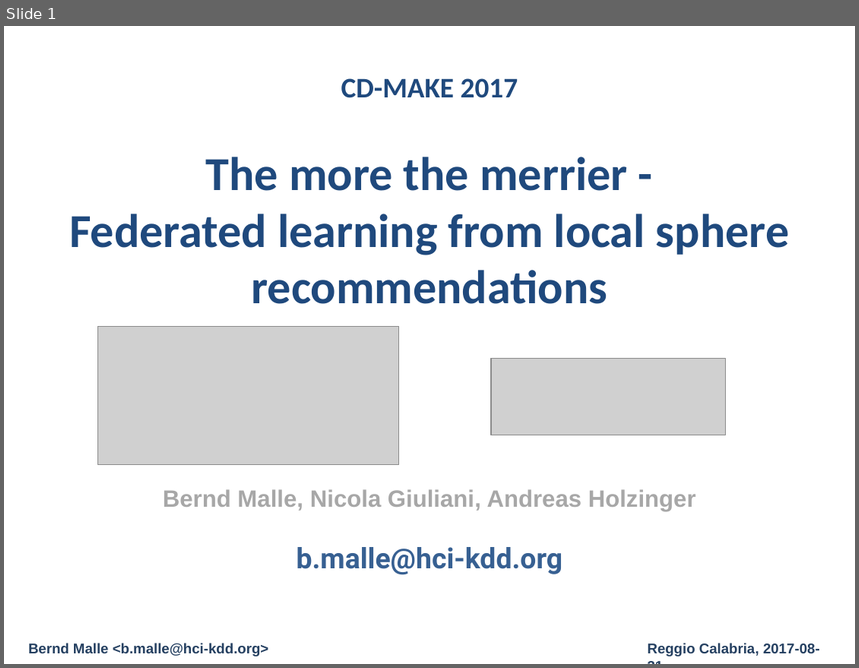
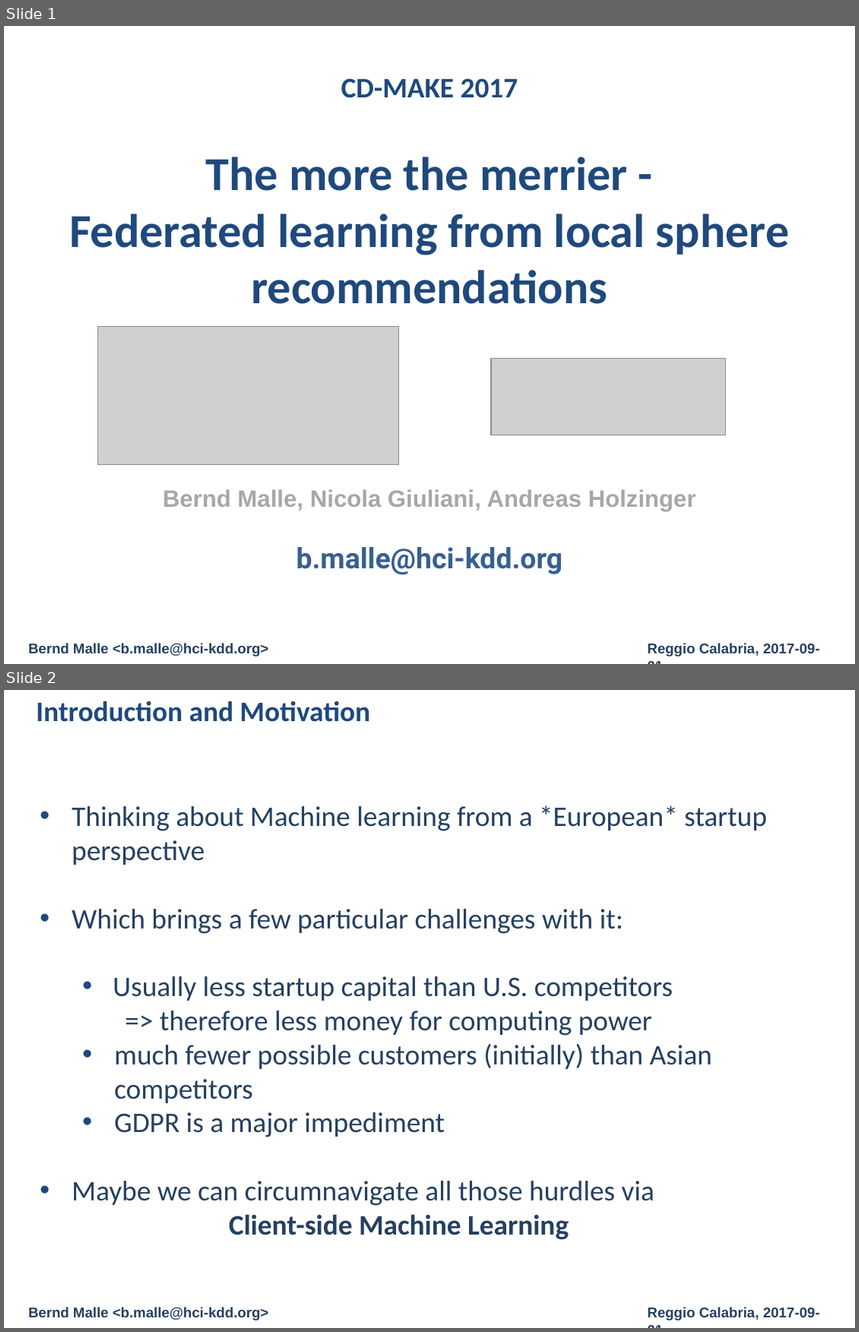
Before and after one commit to cassinius/phd-presentations, a slide deck: 2017/CD-MAKE_2017/Fed/Federated_Learning_Local_Sphere.pptx. Shown one above the other, each under a label of ours: slide 1 before the commit, slides 1 and 2 after it. The pictures are 859x668 and 859x1332 pixels, drawn with LibreOffice and Linux fonts; fonts in the diff are those of the drawing; grey boxes stand for pictures; background and template pictures are left out. Boxes give left, top, right and bottom in pixels: in the first picture for what was removed or moved away, otherwise in the second. Text is boxed around its words. In the diff, an @@ line names an element or a change of style, - is before the commit and + after.

```diff
--- a/2017/CD-MAKE_2017/Fed/Federated_Learning_Local_Sphere.pptx
+++ b/2017/CD-MAKE_2017/Fed/Federated_Learning_Local_Sphere.pptx
@@ slide 2 added at (x1=4, y1=690, x2=855, y2=1328), background #FFFFFF; not listed: 3 template elements that a slide beside it also shows @@
@@ text added at (x1=36, y1=701, x2=370, y2=722), 24 pt, text #1F497D, bold @@
+Introduction and Motivation
@@ text added at (x1=72, y1=806, x2=767, y2=1240), 24 pt, text #254061 @@
+• Thinking about Machine learning from a *European* startup perspective
+• Which brings a few particular challenges with it:
+  • Usually less startup capital than U.S. competitors
+    => therefore less money for computing power
+  • much fewer possible customers (initially) than Asian competitors
+  • GDPR is a major impediment
+• Maybe we can circumnavigate all those hurdles via
+Client-side Machine Learning
@@ slide 1 changed as well @@
@@ text at (x1=648, y1=643, x2=820, y2=657): text changed @@
-Reggio Calabria, 2017-08-31
+Reggio Calabria, 2017-09-01
```
Also in this commit, not shown: 5 other slides changed, 5 other slides added, 3 slides removed.
